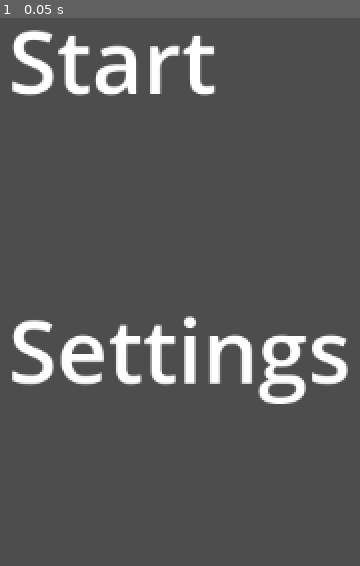
Above: before the commit, frame 1.
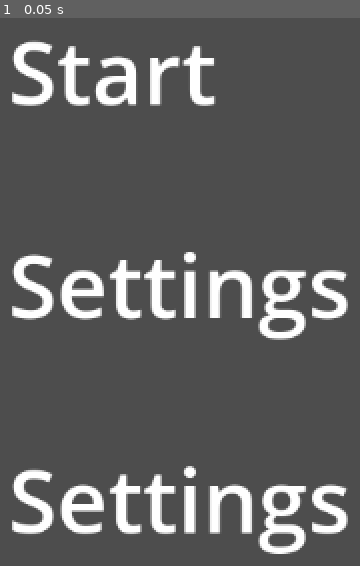
Above: after the commit, the same moment.

Repository: tombrons/godot-medspektiv
Game: Godot game, scene res://scenes/menu.tscn
The game is run twice, just before and just after one commit, with the same random seed, the same clock (stepped at 60 frames per second) and the same inputs. The project has no main scene, so this scene is started directly.
Inputs:
- Up to frame 1 (0.05 s): no input

The runs differ from the first frame. In frame 1, 18% of the frame differs, in the area x 3-97%, y 2-98%.

Commit message:
Added some Menu
menu

Diff:
--- a/scenes/menu.tscn
+++ b/scenes/menu.tscn
@@ -18,12 +18,18 @@
 
 [node name="Label" type="Label" parent="VBoxContainer"]
 layout_mode = 2
-size_flags_vertical = 6
+size_flags_vertical = 10
 theme_override_font_sizes/font_size = 64
 text = "                            Start"
 
 [node name="Label2" type="Label" parent="VBoxContainer"]
 layout_mode = 2
+size_flags_vertical = 6
+theme_override_font_sizes/font_size = 64
+text = "                            Settings"
+
+[node name="Label3" type="Label" parent="VBoxContainer"]
+layout_mode = 2
 size_flags_vertical = 2
 theme_override_font_sizes/font_size = 64
 text = "                            Settings"
